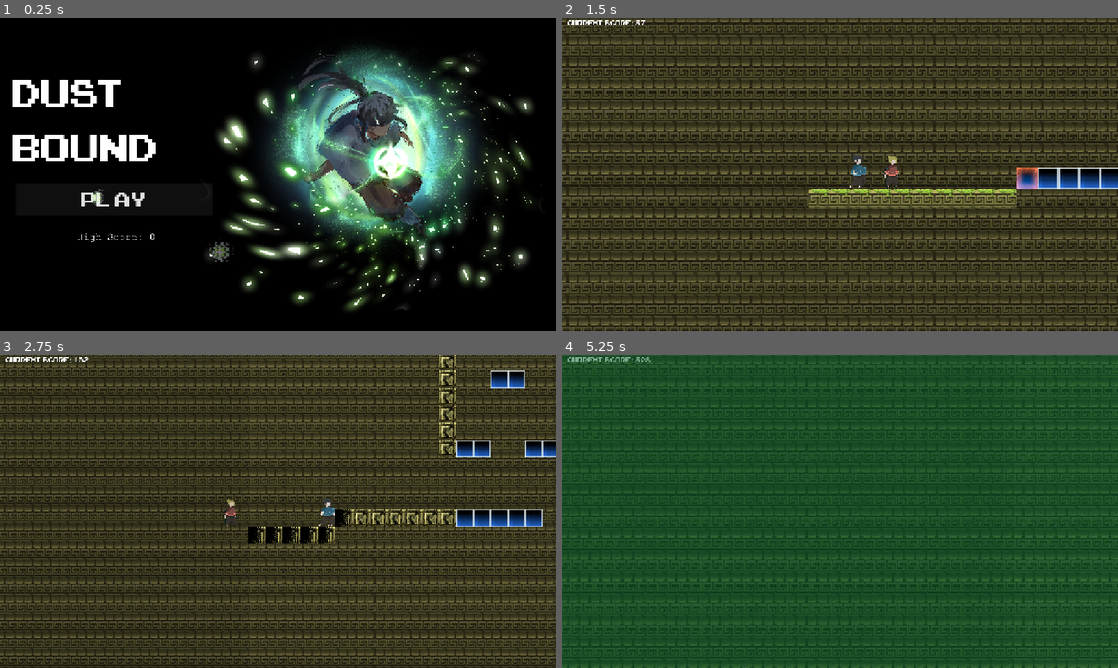
Above: before the commit, frames 1-4 (two rows, left to right).
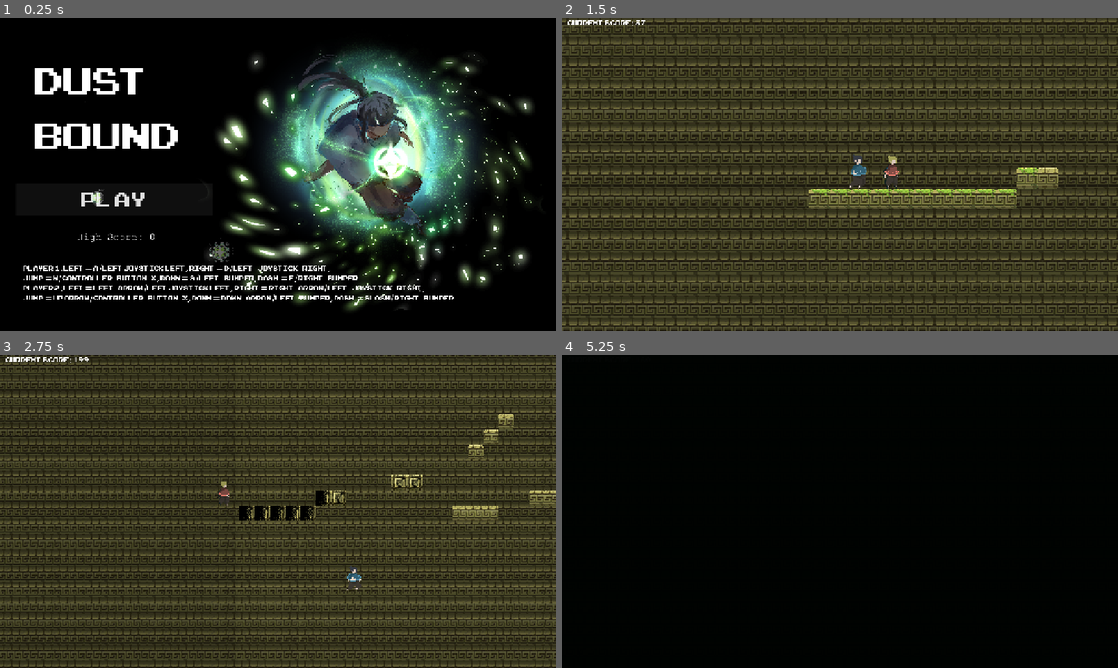
Above: after the commit, the same moments.

Repository: logan03109/second-jame-gam
Game: Godot game, scene res://scenes/Menu.tscn
Two runs of this game, one before a commit and one after it. Both use one fixed random seed, a clock stepped at 60 frames per second and the inputs below. Sound files missing from this copy of the repository are replaced by a short silence.
Inputs (mouse positions are in pixels of both pictures, inside the frame that each line leads up to):
- Up to frame 1 (0.25 s): no input
- Up to frame 2 (1.5 s): click "PLAY" at 0.5 s; move the mouse to (962, 158) at 1.27 s; hold D (p1_right) from 1.28 s (still down); tap L (p2_join) at 1.35 s; click (962, 158) at 1.42 s
- Up to frame 3 (2.75 s): keep holding D (p1_right); tap W (p1_jump) at 1.52, 2.27 s; move the mouse to (166, 527) at 2.02 s; tap F (p1_dash) at 2.1 s; tap L (p2_join) at 2.3 s
- Up to frame 4 (5.25 s): move the mouse to (895, 442) at 2.77 s; release D (p1_right) at 2.78 s; hold A (p1_left) 2.78-3.53 s; tap / (p2_dash) at 2.85 s; tap L (p2_join) at 3.05, 3.8, 4.35 s; move the mouse to (812, 574) at 3.52 s; hold D (p1_right) 3.53-5.03 s; tap Down (p2_down) at 3.6 s; click (812, 574) at 3.67 s; tap W (p1_jump) at 3.77, 4.52 s; move the mouse to (1006, 558) at 4.27 s; move the mouse to (673, 464) at 5.02 s; hold A (p1_left) from 5.03 s (still down); tap Left (p2_left) at 5.1 s

The runs differ from the first frame. In frame 1, 5.3% of the frame differs, in the area x 2-82%, y 16-91%; in frame 2, 1.3%; in frame 3, 45%; in frame 4, 100%, in the area x 0-100%, y 0-100%.

Commit message:
last changes

Diff:
--- a/scenes/Main.tscn
+++ b/scenes/Main.tscn
@@ -23,7 +23,7 @@
 start_chunk = ExtResource("3_vcsgt")
 crack_texture = ExtResource("8_bjd11")
 crack_texture_2 = ExtResource("9_mwfav")
-debug_force_chunk = ExtResource("7_wp0k4")
+debug_force_chunk = ExtResource("4_nxtc6")
 
 [node name="GameCamera" type="Camera2D" parent="." unique_id=982389235]
 position_smoothing_enabled = true
--- a/scenes/Menu.tscn
+++ b/scenes/Menu.tscn
@@ -64,10 +64,10 @@
 
 [node name="Title" type="Label" parent="TextureRect" unique_id=122674207]
 layout_mode = 0
-offset_left = 277.14282
-offset_top = 362.8572
-offset_right = 2046.1428
-offset_bottom = 1190.8573
+offset_left = 422.85745
+offset_top = 282.8572
+offset_right = 2191.8574
+offset_bottom = 1110.8573
 theme_override_colors/font_color = Color(1, 1, 1, 1)
 theme_override_colors/font_shadow_color = Color(0, 0, 0, 0)
 theme_override_colors/font_outline_color = Color(0, 0, 0, 1)
@@ -104,6 +104,19 @@
 theme_override_styles/hover = SubResource("StyleBoxFlat_jmdev")
 text = "PLAY"
 
+[node name="Label" type="Label" parent="TextureRect" unique_id=921792408]
+layout_mode = 0
+offset_left = 351.4287
+offset_top = 1654.2855
+offset_right = 3678.4287
+offset_bottom = 2011.4283
+theme_override_fonts/font = ExtResource("3_o0tnf")
+theme_override_font_sizes/font_size = 60
+text = "Player 1: left = a/left joystick left, right = d/left_joystick_right,
+jump = w/controller_button_X, down = s/Left_bumper, dash  = f/right_bumper
+Player 2: left = left_arrow/left joystick left, right = right_arrow/left_joystick_right,
+jump = up Arrow/controller_button_X, down = down_arrow/Left_bumper, dash  = slash/right_bumper"
+
 [node name="AudioStreamPlayer" type="AudioStreamPlayer" parent="." unique_id=966245604]
 stream = ExtResource("5_jmdev")
 volume_db = -19.415
--- a/scripts/area_2d.gd
+++ b/scripts/area_2d.gd
@@ -4,7 +4,5 @@
 	body_entered.connect(_on_body_entered)
 
 func _on_body_entered(body: Node2D):
-	print("hit portal, body: ", body.name)
 	if body.is_in_group("player"):
-		print("changing scene")
-		get_tree().change_scene_to_file("res://scenes/distortion.tscn")
+		get_tree().call_group("main", "_fade_to_scene", "res://scenes/distortion.tscn")
--- a/scripts/main.gd
+++ b/scripts/main.gd
@@ -405,3 +405,10 @@
 	powerup_label.visible = true
 	await get_tree().create_timer(2.0).timeout
 	powerup_label.visible = false
+
+func _fade_to_scene(path: String):
+	var tween = create_tween()
+	tween.tween_property(fade_rect, "color", Color(0, 0, 0, 1), 1.0)
+	tween.tween_callback(func():
+		get_tree().change_scene_to_file(path)
+	)
